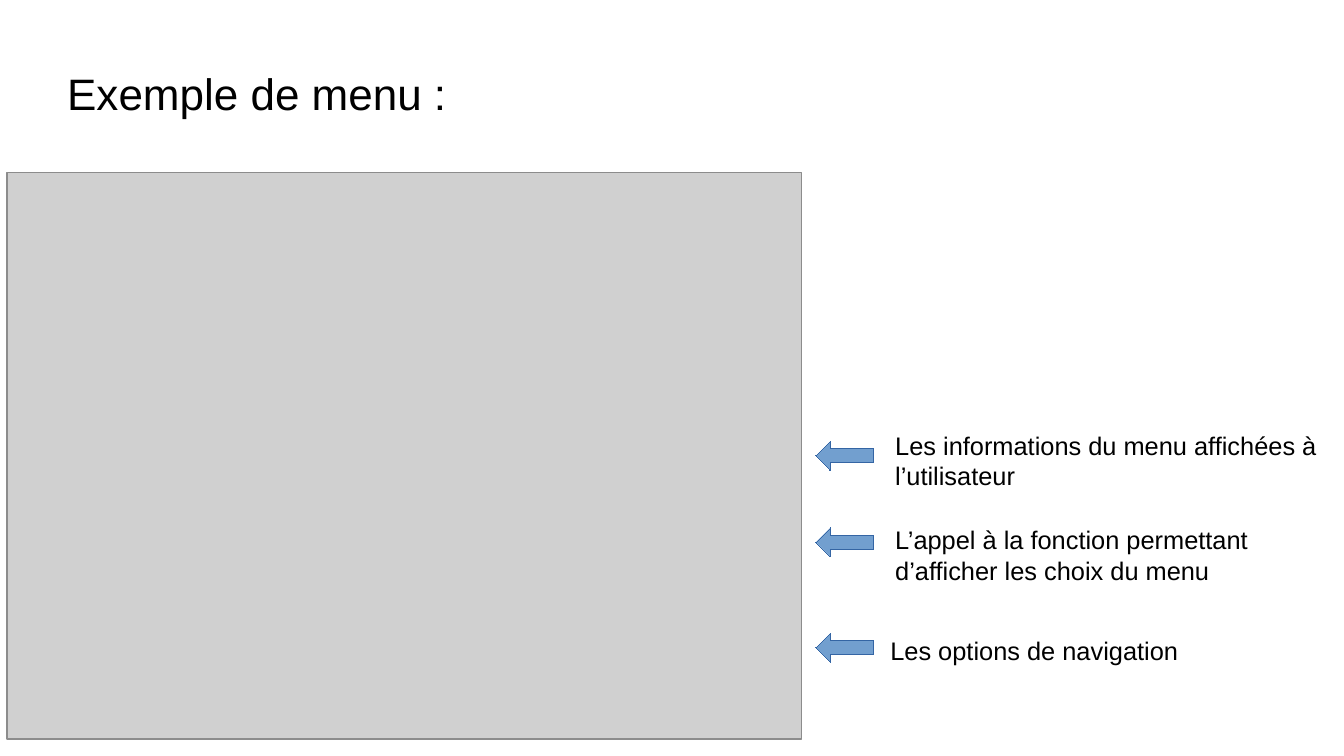
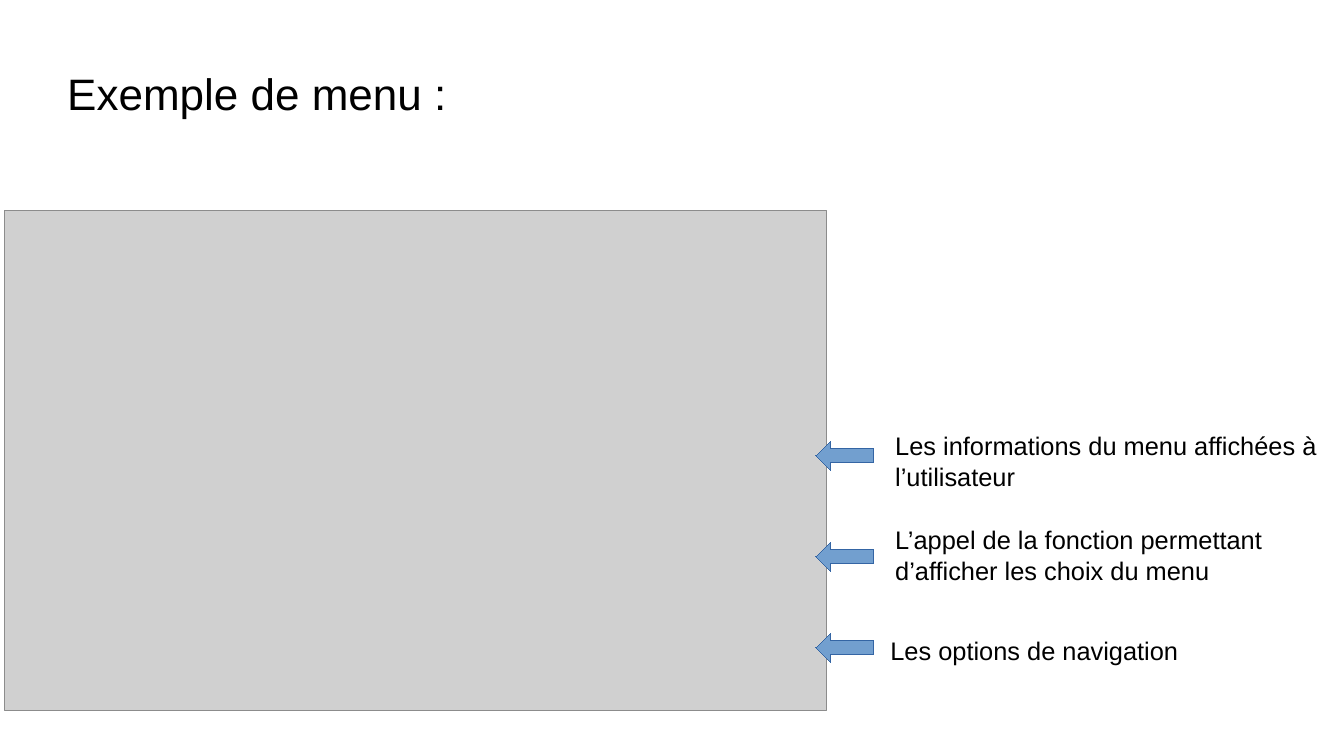
Before and after one commit to herodote2242/projet5_openfoodfacts, a slide deck: slide 9 of presentation_soutenance.pptx. Drawn at 1344x756 pixels with LibreOffice and Linux fonts; fonts in the diff are those of the drawing; grey boxes stand for pictures; background and template pictures are left out. Boxes give left, top, right and bottom in pixels: in the first picture for what was removed or moved away, otherwise in the second. Text is boxed around its words. In the diff, an @@ line names an element or a change of style, - is before the commit and + after.

```diff
--- a/presentation_soutenance.pptx
+++ b/presentation_soutenance.pptx
@@ text removed at [627, 170, 700, 216] @@
-A)
@@ picture: place and size @@
-picture at [7, 173, 802, 740]
+picture at [5, 211, 827, 711]
@@ text at [895, 530, 1262, 581]: text changed @@
-L’appel à la fonction permettant d’afficher les choix du menu
+L’appel de la fonction permettant d’afficher les choix du menu
@@ freeform shape: place and size @@
-freeform shape at [816, 528, 873, 557]
+freeform shape at [816, 543, 873, 572]
```
Also in this commit, not shown: 6 other slides changed, 3 other files.
